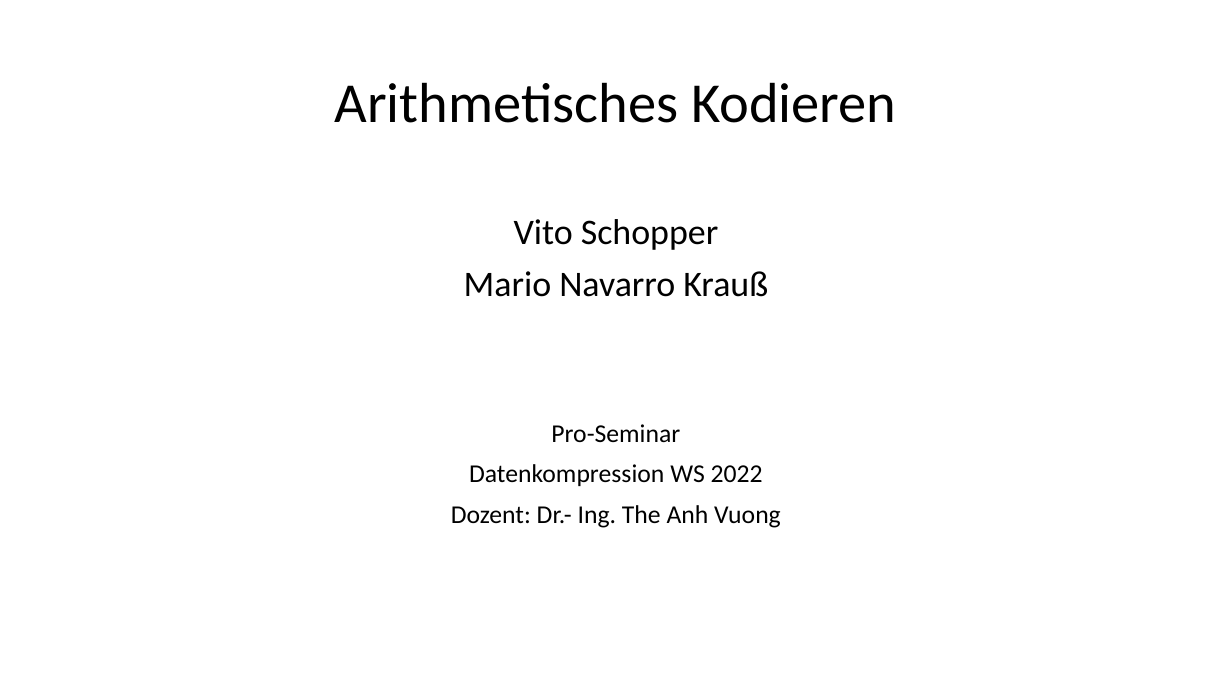
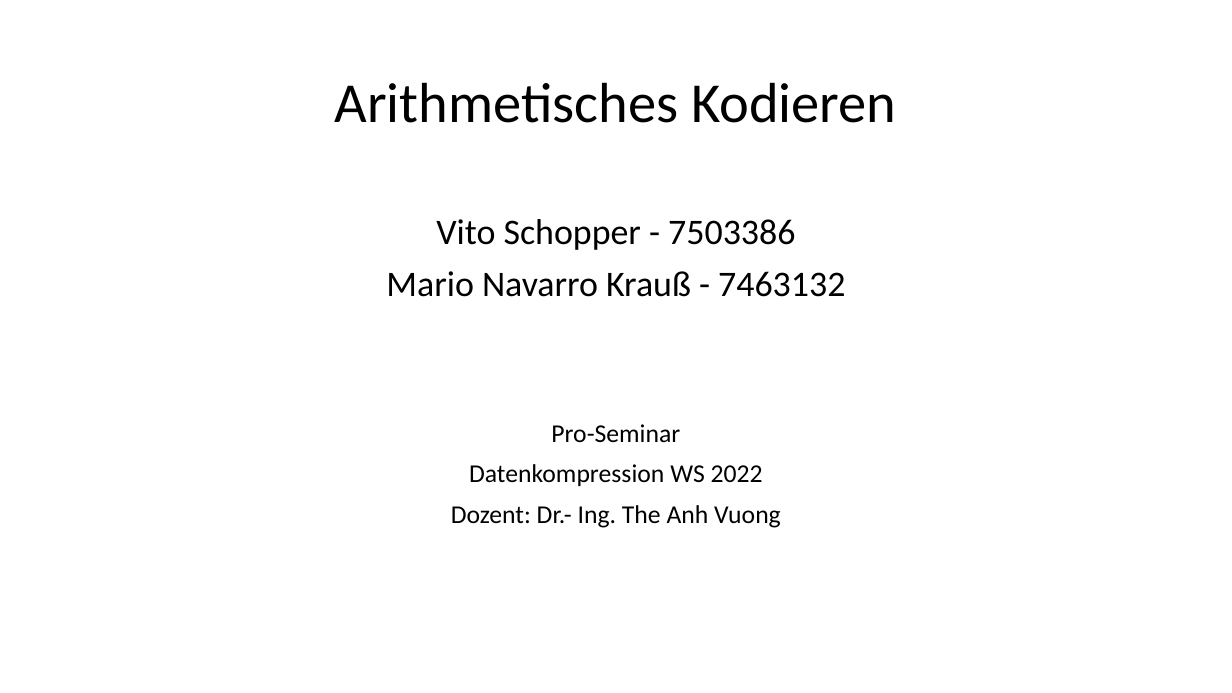
Before and after one commit to vsLog/Seminar-Datenkompression-2022, a slide deck: slide 1 of Präsentation/Präsentation.pptx. Drawn at 1232x693 pixels with LibreOffice and Linux fonts; fonts in the diff are those of the drawing. Boxes give left, top, right and bottom in pixels: in the first picture for what was removed or moved away, otherwise in the second. Text is boxed around its words. In the diff, an @@ line names an element or a change of style, - is before the commit and + after.

```diff
--- a/Präsentation/Präsentation.pptx
+++ b/Präsentation/Präsentation.pptx
@@ text at (x1=386, y1=219, x2=845, y2=297): text changed @@
-Vito Schopper
-Mario Navarro Krauß
+Vito Schopper - 7503386
+Mario Navarro Krauß - 7463132
```
Also in this commit, not shown: 5 slides added, 3 other files.
